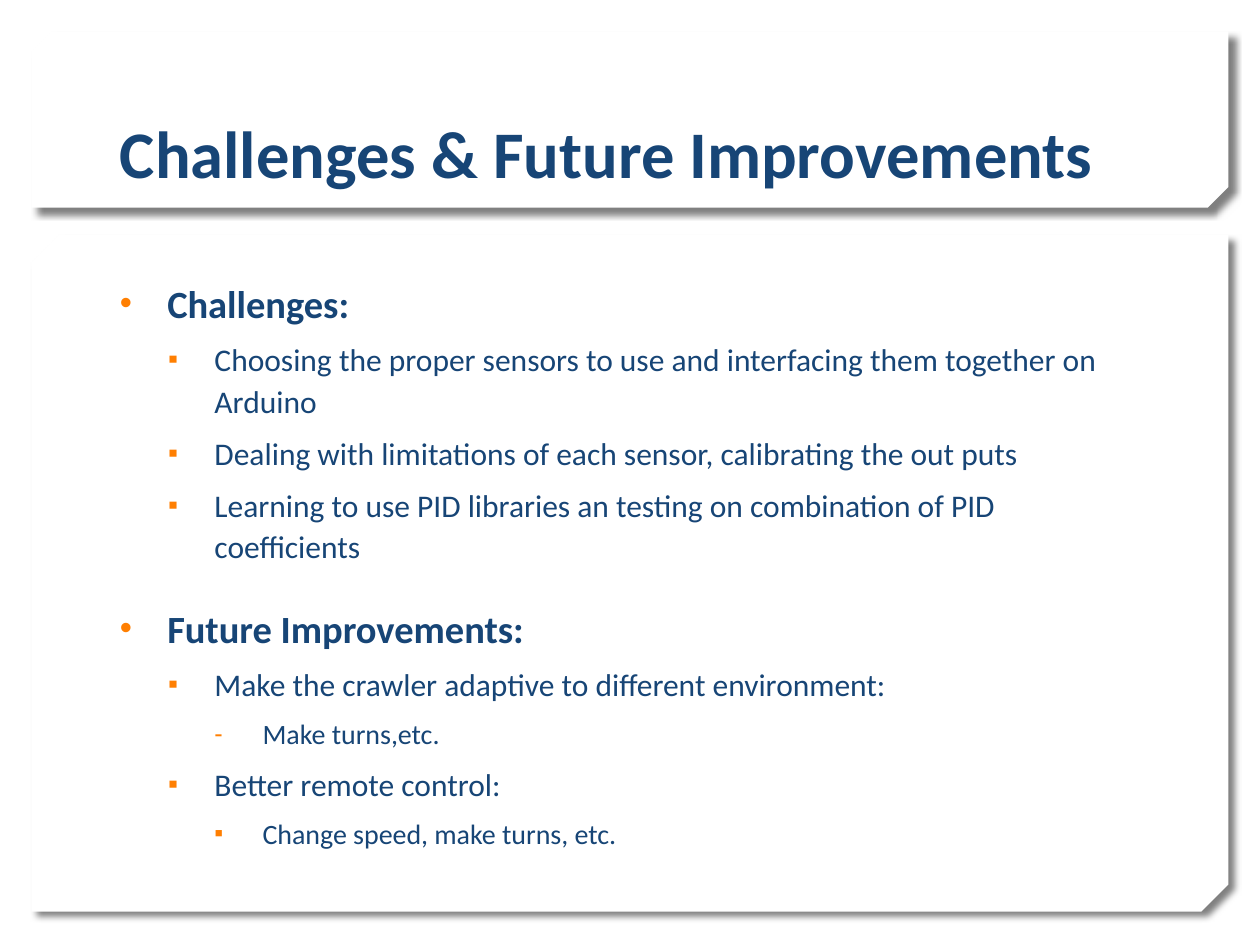
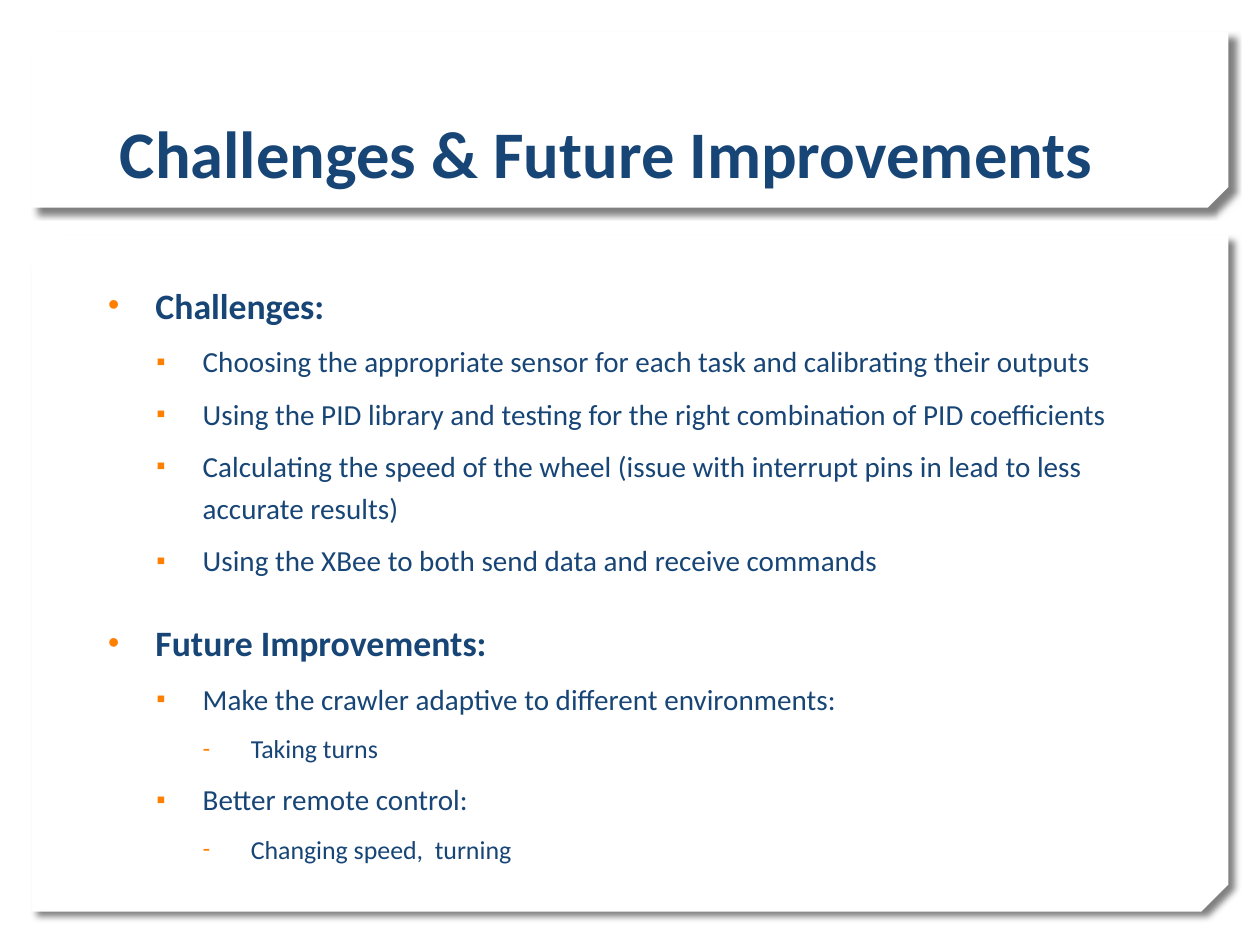
Before and after one commit to estherlu/EC544_Group4, a slide deck: slide 5 of challenge#4/Challenge4_Group4.pptx. Drawn at 1260x945 pixels with LibreOffice and Linux fonts; fonts in the diff are those of the drawing; background and template pictures are left out. Boxes give left, top, right and bottom in pixels: in the first picture for what was removed or moved away, otherwise in the second. Text is boxed around its words. In the diff, an @@ line names an element or a change of style, - is before the commit and + after.

Commit message:
Modified Slides

```diff
--- a/challenge#4/Challenge4_Group4.pptx
+++ b/challenge#4/Challenge4_Group4.pptx
@@ text "Challenges:": place and size @@
-text "Challenges:" at (167,291,1096,849)
+text "Challenges:" at (155,294,1105,864)
@@ text at (155,294,487,811): size 22 to 20.4 pt in "Challenges:", "Future Improvements:"; size 18 to 16.6 pt in "Better remote control:"; line spacing 1.1 to 1.2 @@
@@ text at (203,351,1105,576): text changed; size 18 to 16.6 pt @@
-  ▪ Choosing the proper sensors to use and interfacing them together on Arduino
-  ▪ Dealing with limitations of each sensor, calibrating the out puts
-  ▪ Learning to use PID libraries an testing on combination of PID coefficients
+  ▪ Choosing the appropriate sensor for each task and calibrating their outputs
+  ▪ Using the PID library and testing for the right combination of PID coefficients
+  ▪ Calculating the speed of the wheel (issue with interrupt pins in lead to less accurate results)
+  ▪ Using the XBee to both send data and receive commands
@@ text at (203,689,835,763): text changed; size 18 to 16.6 pt @@
-  ▪ Make the crawler adaptive to different environment:
-    – Make turns,etc.
+  ▪ Make the crawler adaptive to different environments:
+    – Taking turns
@@ text at (251,841,511,864): text changed; size 16 to 14.8 pt @@
-    ▪ Change speed, make turns, etc.
+    – Changing speed, turning
```
Also in this commit, not shown: 3 other slides changed.
